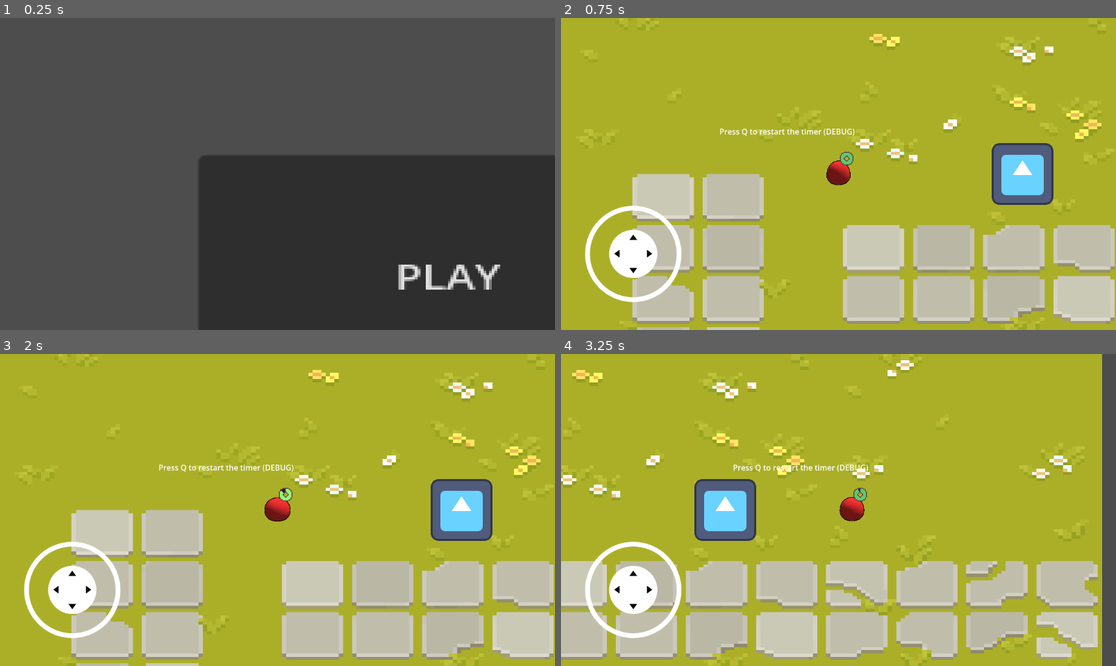
Above: before the commit, frames 1-4 (two rows, left to right).
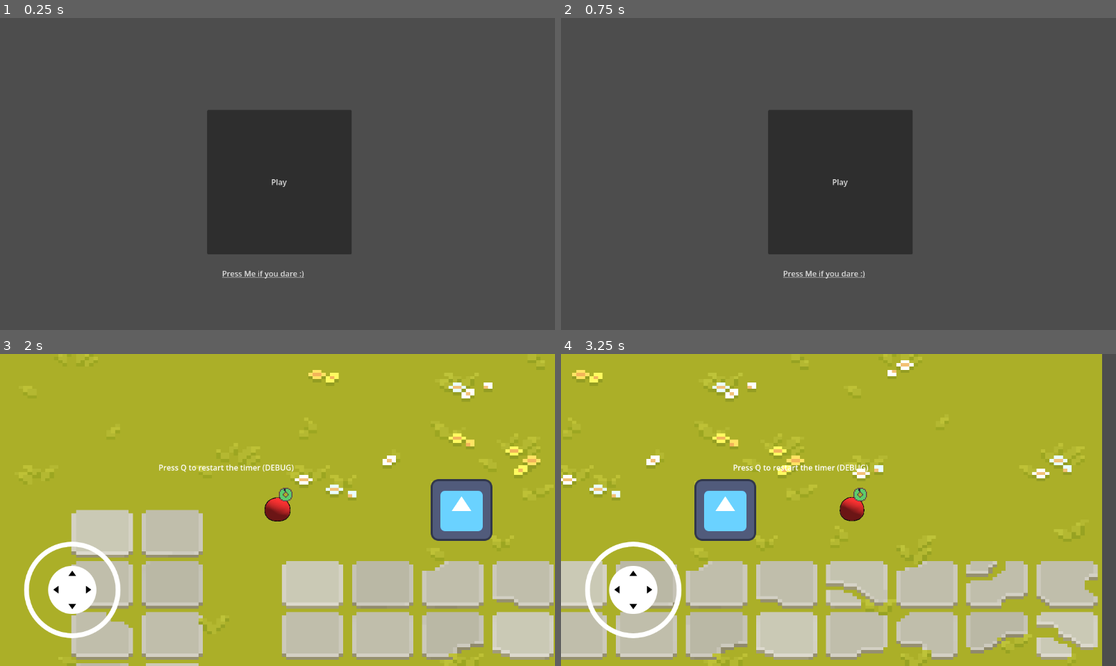
Above: after the commit, the same moments.

Repository: MeyerZon/the-thread-game
Game: Godot game, scene res://scenes/main.tscn
Same seed, same stepped clock (60 frames per second), same inputs: the game is played once before the commit and once after it. The engine's default icon, where the game draws it, is replaced by a stand-in: a white triangle on a blue panel in a dark square.
Inputs (mouse positions are in pixels of both pictures, inside the frame that each line leads up to):
- Up to frame 1 (0.25 s): no input
- Up to frame 2 (0.75 s): click (1010, 276) at 0.5 s, where only the run before the commit has a clickable "PLAY"
- Up to frame 3 (2 s): click (277, 519) at 1.25 s, where only the run after the commit has a clickable "Play"
- Up to frame 4 (3.25 s): tap Q at 2, 2.1, 2.75 s; move the mouse to (960, 494) at 2.02 s; hold Right (ui_right) 2.03-2.75 s; click (960, 494) at 2.17 s; drag from (727, 525) to (810, 572) at 2.77 s

The runs differ from the first frame. In frame 1, 31% of the frame differs, in the area x 35-100%, y 29-100%; in frame 2, 100%, in the area x 0-100%, y 0-100%; in frame 3, less than 0.1%; in frame 4, nothing differs.

Commit message:
Tweak main menu buttons
Rename the link button to FunnyButton and reposition it, and
replace the scaled PlayGameButton with a plain-sized PlayButton
(with handler renamed to match).

Co-Authored-By: Claude Opus 4.7 <noreply@anthropic.com>

Diff:
--- a/scenes/main.tscn
+++ b/scenes/main.tscn
@@ -7,20 +7,19 @@
 
 [node name="CanvasLayer" type="CanvasLayer" parent="." unique_id=141339745]
 
-[node name="PlayGameButton" type="Button" parent="CanvasLayer" unique_id=1779283215]
-offset_left = 412.0
-offset_top = 285.00003
-offset_right = 595.30225
-offset_bottom = 401.61435
-scale = Vector2(5.689151, 4.366747)
-text = "PLAY"
-
-[node name="LinkButton" type="LinkButton" parent="CanvasLayer" unique_id=1309647091]
-offset_left = 773.0
-offset_top = 909.0
-offset_right = 943.0
-offset_bottom = 949.0
+[node name="FunnyButton" type="LinkButton" parent="CanvasLayer" unique_id=1309647091]
+offset_left = 461.0
+offset_top = 519.0
+offset_right = 631.0
+offset_bottom = 559.0
 text = "Press Me if you dare :)"
 uri = "https://www.youtube.com/watch?v=dQw4w9WgXcQ"
 
-[connection signal="pressed" from="CanvasLayer/PlayGameButton" to="." method="_on_play_game_button_pressed"]
+[node name="PlayButton" type="Button" parent="CanvasLayer" unique_id=2108233384]
+offset_left = 430.0
+offset_top = 191.0
+offset_right = 730.0
+offset_bottom = 491.0
+text = "Play"
+
+[connection signal="pressed" from="CanvasLayer/PlayButton" to="." method="_on_play_button_pressed"]
--- a/scripts/main.gd
+++ b/scripts/main.gd
@@ -1,6 +1,5 @@
 extends Node
 
-
-func _on_play_game_button_pressed() -> void:
+func _on_play_button_pressed() -> void:
 	print("Button is clicked!")
 	get_tree().change_scene_to_file("res://scenes/game_level.tscn")
